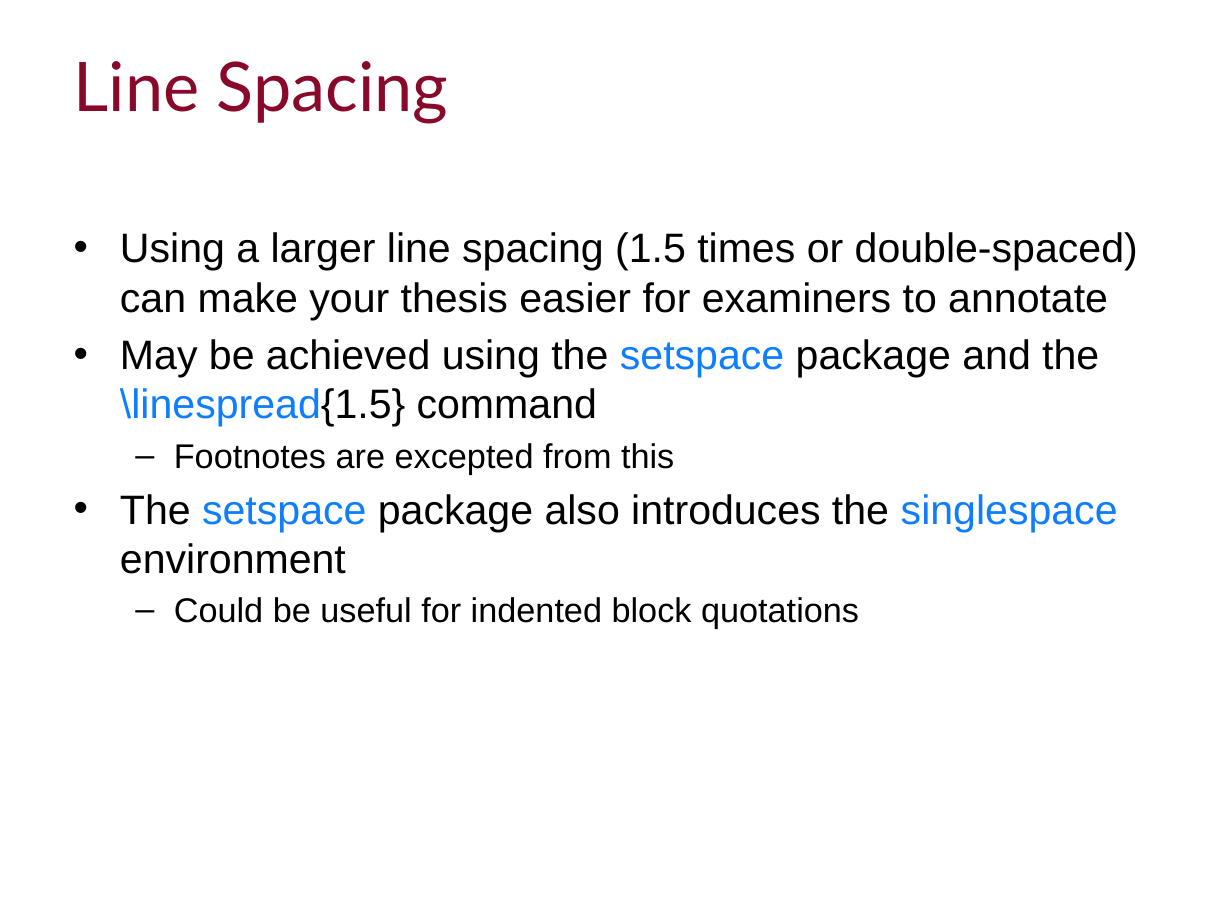
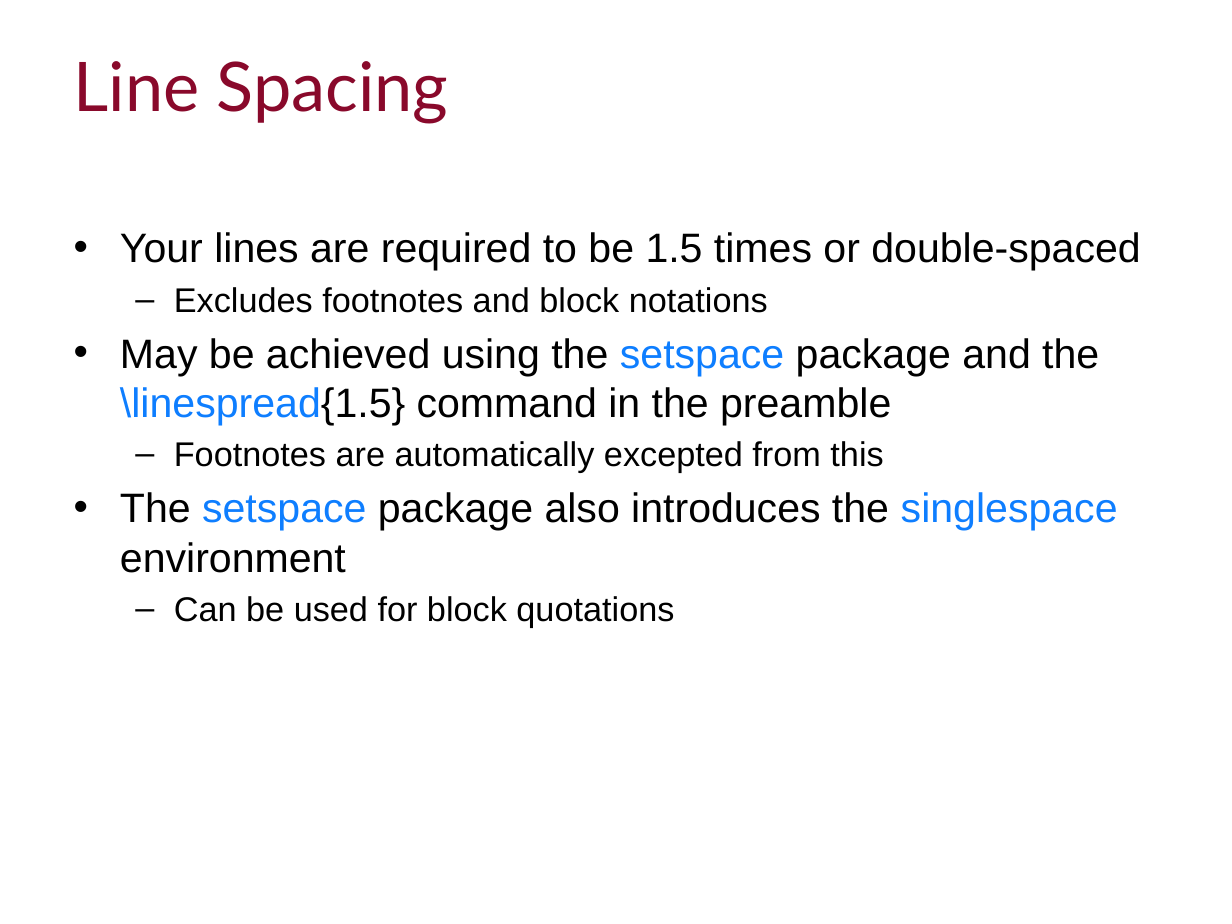
Before and after one commit to ImperialCollegeLondon/RCDS-writing-theses-in-latex, a slide deck: slide 10 of Writing Theses in Latex Slides.pptx. Drawn at 1232x924 pixels with LibreOffice and Linux fonts; fonts in the diff are those of the drawing; background and template pictures are left out. Boxes give left, top, right and bottom in pixels: in the first picture for what was removed or moved away, otherwise in the second. Text is boxed around its words. In the diff, an @@ line names an element or a change of style, - is before the commit and + after.

```diff
--- a/Writing Theses in Latex Slides.pptx
+++ b/Writing Theses in Latex Slides.pptx
@@ text at (120,232,1140,473): text changed @@
-• Using a larger line spacing (1.5 times or double-spaced) can make your thesis easier for examiners to annotate
-• May be achieved using the setspace package and the \linespread{1.5} command
-  – Footnotes are excepted from this
+• Your lines are required to be 1.5 times or double-spaced
+  – Excludes footnotes and block notations
+• May be achieved using the setspace package and the \linespread{1.5} command in the preamble
+  – Footnotes are automatically excepted from this
@@ text at (174,596,674,627): text changed @@
-  – Could be useful for indented block quotations
+  – Can be used for block quotations
```
Also in this commit, not shown: 9 other slides changed, 2 slides added, 1 slide removed.
